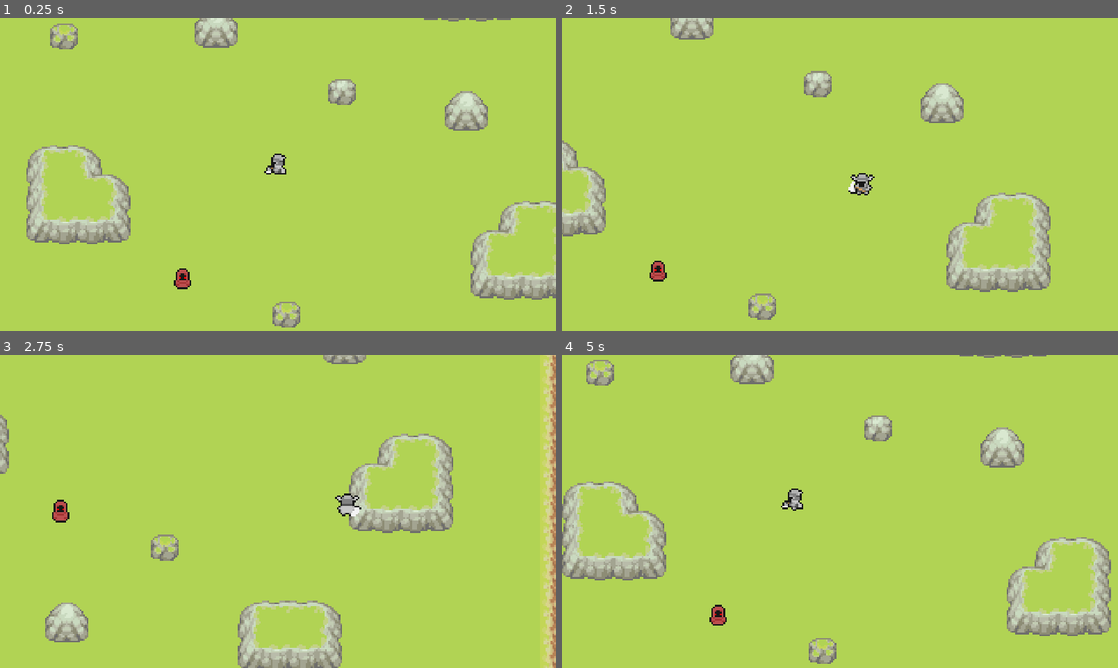
Above: before the commit, frames 1-4 (two rows, left to right).
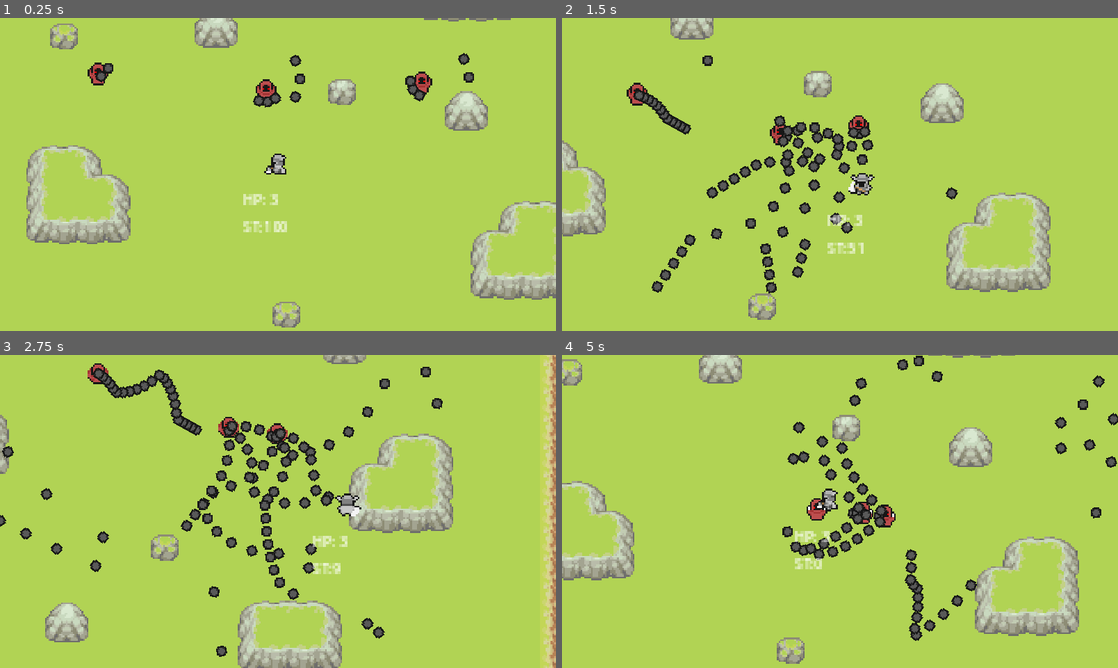
Above: after the commit, the same moments.

Repository: Barysk/Project_MorN
Game: Godot game, scene res://scenes/dungeon_trial.tscn
Same seed, same stepped clock (60 frames per second), same inputs: the game is played once before the commit and once after it. This scene is started directly instead of the project's main scene.
Inputs:
- Up to frame 1 (0.25 s): no input
- Up to frame 2 (1.5 s): hold D (go_right) 0.53-1.28 s; hold Space (attack) 0.53-1.28 s; hold S (go_down) from 1.28 s (still down); tap Space (attack) at 1.35 s
- Up to frame 3 (2.75 s): release S (go_down) at 2.03 s; hold D (go_right) from 2.03 s (still down); hold Space (attack) from 2.03 s (still down)
- Up to frame 4 (5 s): release D (go_right) at 2.78 s; release Space (attack) at 2.78 s; hold W (go_up) 2.78-3.53 s; tap Space (attack) at 2.85, 4.35 s; hold Space (attack) 3.53-4.28 s; hold A (go_left) from 3.53 s (still down)

The runs differ from the first frame. In frame 1, 1.6% of the frame differs, in the area x 15-86%, y 11-87%; in frame 2, 4.1%; in frame 3, 5.4%; in frame 4, 17%, in the area x 0-100%, y 0-99%.

Commit message:
I guess that the prototype is doen

Diff:
--- a/scenes/dungeon_trial.tscn
+++ b/scenes/dungeon_trial.tscn
@@ -216,7 +216,7 @@
 
 [sub_resource type="TileSet" id="TileSet_khprb"]
 physics_layer_0/collision_layer = 256
-physics_layer_0/collision_mask = 0
+physics_layer_0/collision_mask = 32
 sources/0 = SubResource("TileSetAtlasSource_ikavk")
 
 [node name="DungeonTrial" type="Node2D"]
@@ -224,6 +224,16 @@
 [node name="Player" parent="." instance=ExtResource("13_e880i")]
 z_index = 1
 position = Vector2(35, 40)
+
+[node name="HealthAndManaDebug" type="Label" parent="Player"]
+offset_left = -20.0
+offset_top = 8.0
+offset_right = 20.0
+offset_bottom = 31.0
+theme_override_font_sizes/font_size = 8
+text = "HP:
+ST:
+DEBUG"
 
 [node name="Camera2D" type="Camera2D" parent="Player"]
 zoom = Vector2(4, 4)
@@ -244,4 +254,13 @@
 layer_1/tile_data = PackedInt32Array(851956, 0, 5, 851957, 65536, 5, 851958, 65536, 5, 786423, 131072, 4, 786420, 0, 4, …(2151 unchanged characters)…
 
 [node name="enemy_shooting" parent="." instance=ExtResource("3_vn11f")]
-position = Vector2(-20, 100)
+position = Vector2(-176, 2)
+
+[node name="enemy_shooting2" parent="." instance=ExtResource("3_vn11f")]
+position = Vector2(124, -16)
+
+[node name="enemy_shooting3" parent="." instance=ExtResource("3_vn11f")]
+position = Vector2(27, -15)
+
+[node name="enemy_shooting4" parent="." instance=ExtResource("3_vn11f")]
+position = Vector2(-75, -21)
--- a/scenes/enemy_projectile.tscn
+++ b/scenes/enemy_projectile.tscn
@@ -7,6 +7,8 @@
 radius = 3.0
 
 [node name="enemy_projectile" type="Area2D"]
+collision_layer = 32
+collision_mask = 262
 script = ExtResource("1_5qc26")
 
 [node name="Sprite2D" type="Sprite2D" parent="."]
@@ -22,4 +24,6 @@
 wait_time = 7.0
 one_shot = true
 
+[connection signal="area_entered" from="." to="." method="_on_area_entered"]
+[connection signal="body_entered" from="." to="." method="_on_body_entered"]
 [connection signal="timeout" from="ProjectileLive" to="." method="_on_projectile_live_timeout"]
--- a/scenes/enemy_shooting.tscn
+++ b/scenes/enemy_shooting.tscn
@@ -112,9 +112,6 @@
 }
 
 [node name="AnimationTree" type="AnimationTree" parent="."]
-libraries = {
-"": SubResource("AnimationLibrary_f2qy6")
-}
 tree_root = SubResource("AnimationNodeStateMachine_vlrdn")
 anim_player = NodePath("../AnimationPlayer")
 
@@ -131,7 +128,7 @@
 
 [node name="DetectingArea" type="Area2D" parent="."]
 collision_layer = 128
-collision_mask = 0
+collision_mask = 4
 monitorable = false
 
 [node name="CollisionShape2D" type="CollisionShape2D" parent="DetectingArea"]
@@ -139,7 +136,10 @@
 debug_color = Color(0.580392, 0.552941, 0, 0.419608)
 
 [node name="ShootingRate" type="Timer" parent="."]
-wait_time = 0.5
+wait_time = 0.4
 one_shot = true
 
-[connection signal="timeout" from="ShootingRate" to="." method="_on_shooting_rate_timeout"]
+[connection signal="ESHealth_changed" from="." to="." method="_on_es_health_changed"]
+[connection signal="area_entered" from="HurtBox" to="." method="_on_hurt_box_area_entered"]
+[connection signal="area_entered" from="DetectingArea" to="." method="_on_detecting_area_area_entered"]
+[connection signal="area_exited" from="DetectingArea" to="." method="_on_detecting_area_area_exited"]
--- a/scenes/player.tscn
+++ b/scenes/player.tscn
@@ -297,7 +297,7 @@
 
 [sub_resource type="CapsuleShape2D" id="CapsuleShape2D_ol3om"]
 radius = 3.0
-height = 8.0
+height = 6.0
 
 [sub_resource type="CircleShape2D" id="CircleShape2D_7nvby"]
 radius = 6.32456
@@ -327,9 +327,6 @@
 }
 
 [node name="AnimationTree" type="AnimationTree" parent="."]
-libraries = {
-"": SubResource("AnimationLibrary_v3biy")
-}
 tree_root = SubResource("AnimationNodeStateMachine_3356s")
 advance_expression_base_node = NodePath("")
 anim_player = NodePath("../AnimationPlayer")
@@ -352,6 +349,7 @@
 collision_mask = 32
 
 [node name="CollisionShape2D" type="CollisionShape2D" parent="Hurtbox"]
+position = Vector2(0, 1)
 shape = SubResource("CapsuleShape2D_ol3om")
 debug_color = Color(0, 0.4, 0.0352941, 0.419608)
 
@@ -365,4 +363,7 @@
 shape = SubResource("CircleShape2D_7nvby")
 debug_color = Color(0.0980392, 0.780392, 1, 0.419608)
 
+[connection signal="health_changed" from="." to="." method="_on_health_changed"]
+[connection signal="stamina_changed" from="." to="." method="_on_stamina_changed"]
 [connection signal="timeout" from="StaminaRegenTimer" to="." method="_on_stamina_regen_timer_timeout"]
+[connection signal="area_entered" from="Hurtbox" to="." method="_on_hurtbox_area_entered"]
--- a/scripts/enemy_projectile.gd
+++ b/scripts/enemy_projectile.gd
@@ -20,3 +20,11 @@
 
 func _on_projectile_live_timeout():
 	destroy()
+
+# Hiboxes / Hurtboxes collisions
+func _on_area_entered(area):
+	destroy()
+
+# Object collisions
+func _on_body_entered(body):
+	destroy()
--- a/scripts/enemy_shooting.gd
+++ b/scripts/enemy_shooting.gd
@@ -1,29 +1,53 @@
-extends Node2D
-
-var ESHealth: int = 3
-var ESMana: int = 100
-
+extends CharacterBody2D
+
+## Loads
 @onready var animation_player = $AnimationPlayer
 @onready var animation_tree = $AnimationTree
 @onready var animation_tree_state = animation_tree.get("parameters/playback")
 @onready var hurt_box = $HurtBox
 @onready var detecting_area = $DetectingArea
 @onready var shooting_rate = $ShootingRate
+@onready var player = $"../Player"
 
 const ENEMY_PROJECTILE = preload("res://scenes/enemy_projectile.tscn")
 
+## Signals
+signal ESHealth_changed()
+
+## Vars
+var ESHealth: int = 3:
+	set(new_health):
+		ESHealth = clamp(new_health, 0, 3)
+		ESHealth_changed.emit()
+
+var ESMana: int = 100
+var ESSpeed:int = 32
+var enemy_rotation_direction: Vector2 = Vector2.ZERO
+var projectile_speed: int = 32
+var projectile_rotation: float = 0
+var projectile_rotation_is_different: bool = false	# false - plus, true - minus
+@export var projectile_pattern: int:
+	set(val):
+		match val:
+			1:
+				projectile_speed += ESSpeed
+				shooting_rate.wait_time = 0.1
+				projectile_pattern = val
+			2:
+				projectile_speed += ESSpeed
+				shooting_rate.wait_time = 0.1
+				projectile_pattern = val
+			3:
+				projectile_speed = 25
+				shooting_rate.wait_time = 0.4
+				projectile_pattern = val
+			4:
+				projectile_speed = 25
+				shooting_rate.wait_time = 0.4
+				projectile_pattern = val
+		pass
+
 var ES_STATE = State.IDLE
-var ES_ATTACK_TYPE = AttackType.FOUR
-
-# Attack type
-# look at notes
-enum AttackType{
-	ONE,
-	TWO,
-	THREE,
-	FOUR,
-	FIVE,
-}
 
 # States
 enum State{
@@ -33,21 +57,155 @@
 
 # Called when the node enters the scene tree for the first time.
 func _ready():
-	pass # Replace with function body.
+	projectile_pattern = randi_range(1, 4)
+
 
 # Called every frame. 'delta' is the elapsed time since the previous frame.
-func _process(delta):
-	pass
-
-func shoot_projectile_pattern_4():
-	if ENEMY_PROJECTILE:
-		var projectile = ENEMY_PROJECTILE.instantiate()
-		get_tree().current_scene.add_child(projectile)
-		projectile.global_position = self.global_position
-		projectile.rotation = self.rotation
-		projectile.speed = self.projectile_speed
-		shooting_rate.start()
-
-
-func _on_shooting_rate_timeout():
-	pass # Replace with function body.
+func _physics_process(delta):
+	if not player:
+		return
+
+	if ES_STATE == State.ATTACK:
+		animation_tree_state.travel("attack")
+	elif ES_STATE == State.IDLE:
+		animation_tree_state.travel("idle")
+		velocity = Vector2.ZERO
+
+	if ES_STATE == State.ATTACK and shooting_rate.is_stopped():
+		shoot_projectile_with_pattern(projectile_pattern)
+
+	move_and_slide()
+
+
+
+func shoot_projectile_with_pattern(pattern_num: int):
+	match pattern_num:
+		1:
+			if ENEMY_PROJECTILE:
+				var projectile = ENEMY_PROJECTILE.instantiate()
+				get_tree().current_scene.add_child(projectile)
+				projectile.global_position = self.global_position
+				projectile.rotation = self.rotation + projectile_rotation
+				projectile.SPEED = self.projectile_speed
+
+				move_to_player()
+
+		2:
+			if ENEMY_PROJECTILE:
+				var projectile = ENEMY_PROJECTILE.instantiate()
+				get_tree().current_scene.add_child(projectile)
+				projectile.global_position = self.global_position
+				projectile.rotation = self.rotation + projectile_rotation
+				projectile.SPEED = self.projectile_speed
+
+				var projectile1 = ENEMY_PROJECTILE.instantiate()
+				get_tree().current_scene.add_child(projectile1)
+				projectile1.global_position = self.global_position
+				projectile1.rotation = self.rotation + deg_to_rad(30) + projectile_rotation
+				projectile1.SPEED = self.projectile_speed
+
+				var projectile2 = ENEMY_PROJECTILE.instantiate()
+				get_tree().current_scene.add_child(projectile2)
+				projectile2.global_position = self.global_position
+				projectile2.rotation = self.rotation + deg_to_rad(330) + projectile_rotation
+				projectile2.SPEED = self.projectile_speed
+
+				move_to_player()
+
+		3:
+			if ENEMY_PROJECTILE:
+				if projectile_rotation_is_different == false:
+					projectile_rotation += 9
+					if projectile_rotation > 90:
+						projectile_rotation_is_different = true
+				elif projectile_rotation_is_different == true:
+					projectile_rotation -= 9
+					if projectile_rotation < 0:
+						projectile_rotation_is_different = false
+
+				var projectile = ENEMY_PROJECTILE.instantiate()
+				get_tree().current_scene.add_child(projectile)
+				projectile.global_position = self.global_position
+				projectile.rotation = self.rotation + deg_to_rad(projectile_rotation)
+				projectile.SPEED = self.projectile_speed
+
+				var projectile1 = ENEMY_PROJECTILE.instantiate()
+				get_tree().current_scene.add_child(projectile1)
+				projectile1.global_position = self.global_position
+				projectile1.rotation = self.rotation + deg_to_rad(90) + deg_to_rad(projectile_rotation)
+				projectile1.SPEED = self.projectile_speed
+
+				var projectile2 = ENEMY_PROJECTILE.instantiate()
+				get_tree().current_scene.add_child(projectile2)
+				projectile2.global_position = self.global_position
+				projectile2.rotation = self.rotation + deg_to_rad(180) + deg_to_rad(projectile_rotation)
+				projectile2.SPEED = self.projectile_speed
+
+
+				var projectile3 = ENEMY_PROJECTILE.instantiate()
+				get_tree().current_scene.add_child(projectile3)
+				projectile3.global_position = self.global_position
+				projectile3.rotation = self.rotation + deg_to_rad(270) + deg_to_rad(projectile_rotation)
+				projectile3.SPEED = self.projectile_speed
+
+		4:
+			if ENEMY_PROJECTILE:
+				projectile_rotation += 9
+
+				if projectile_rotation >= 180:
+					projectile_rotation = 0
+
+				var projectile = ENEMY_PROJECTILE.instantiate()
+				get_tree().current_scene.add_child(projectile)
+				projectile.global_position = self.global_position
+				projectile.rotation = self.rotation + deg_to_rad(projectile_rotation)
+				projectile.SPEED = self.projectile_speed
+
+				var projectile1 = ENEMY_PROJECTILE.instantiate()
+				get_tree().current_scene.add_child(projectile1)
+				projectile1.global_position = self.global_position
+				projectile1.rotation = self.rotation + deg_to_rad(90) + deg_to_rad(projectile_rotation)
+				projectile1.SPEED = self.projectile_speed
+
+				var projectile2 = ENEMY_PROJECTILE.instantiate()
+				get_tree().current_scene.add_child(projectile2)
+				projectile2.global_position = self.global_position
+				projectile2.rotation = self.rotation + deg_to_rad(180) + deg_to_rad(projectile_rotation)
+				projectile2.SPEED = self.projectile_speed
+
+
+				var projectile3 = ENEMY_PROJECTILE.instantiate()
+				get_tree().current_scene.add_child(projectile3)
+				projectile3.global_position = self.global_position
+				projectile3.rotation = self.rotation + deg_to_rad(270) + deg_to_rad(projectile_rotation)
+				projectile3.SPEED = self.projectile_speed
+	shooting_rate.start()
+
+func move_to_player():
+	velocity = (player.position - position).normalized() * ESSpeed
+	turn_to_player_direction()
+
+func turn_to_player_direction():
+	projectile_rotation = enemy_rotation_direction.angle_to_point(velocity)
+
+
+func _on_detecting_area_area_entered(area):
+
+	ES_STATE = State.ATTACK
+	projectile_pattern = randi_range(1, 4)
+	#print("Attacking")
+
+
+func _on_detecting_area_area_exited(area):
+
+	ES_STATE = State.IDLE
+	#print("Idle")
+
+
+func _on_hurt_box_area_entered(area):
+	ESHealth -= 1
+
+
+func _on_es_health_changed():
+	if ESHealth == 0:
+		queue_free()
--- a/scripts/player.gd
+++ b/scripts/player.gd
@@ -1,14 +1,28 @@
 extends CharacterBody2D
-
-var SPEED = 5000
 
 ## Probably will implement later
 # var MAX_SPEED = 7000
 # var ACCELERATION = 100
 # a = (vf − vi) / Δt;
 
-var HEALTH: int = 3
-var STAMINA: int = 100
+## Signals
+signal health_changed()
+signal stamina_changed()
+
+## Vars
+var SPEED = 5000
+
+var MAX_HEALTH: int = 3
+var HEALTH: int = 3:
+	set(new_health):
+		HEALTH = clamp(new_health, 0, MAX_HEALTH)
+		health_changed.emit()
+
+var MAX_STAMINA: int = 100
+var STAMINA: int = 100:
+	set(new_stamina):
+		STAMINA = clamp(new_stamina, 0, MAX_STAMINA)
+		stamina_changed.emit()
 
 var LAST_MOVE: int = 0	# last move direction
 # var IS_ATTACKING : bool = false
@@ -17,13 +31,11 @@
 @onready var animation_player = $AnimationPlayer
 @onready var animation_tree = $AnimationTree
 @onready var animation_tree_state = animation_tree.get("parameters/playback")
+@onready var health_and_mana_debug = $HealthAndManaDebug
 
 @onready var hitbox_collision = $Hitbox/CollisionShape2D
 
-
-
-#state machine
-
+## State machines
 var STATE = IDLE
 
 enum {
@@ -32,19 +44,23 @@
 	ATTACK,
 }
 
-# Called when the node enters the scene tree for the first time.
+## Setters and Getters
+#func _set_health():
+	#pass
+#
+#func _get_health():
+	#pass
+
+## Godot functions
 func _ready():
 	#print(GameManager.add_score())
+	update_ui()
 	hitbox_collision.disabled = true
 
-# Called every frame. 'delta' is the elapsed time since the previous frame.
 func _physics_process(delta):
-
 	## Moving in directions
 	var direction : Vector2
 	direction = Input.get_vector("go_left", "go_right", "go_up", "go_down")
-
-
 
 	if direction:
 		# both animation tree setters are here, becouse we need to remember the
@@ -65,9 +81,23 @@
 			STAMINA -= 1
 			animation_tree_state.travel("Attack")
 
+## Other functions
 
+func update_ui():
+	health_and_mana_debug.text = "HP: " + str(HEALTH) + "\nST:" + str(STAMINA)
+
+## Signals
 func _on_stamina_regen_timer_timeout():
 	if STAMINA < 100:
 		stamina_regen_timer.start()
 		STAMINA += 11
 		STAMINA = clamp(STAMINA, 0, 100)
+
+func _on_health_changed():
+	update_ui()
+
+func _on_stamina_changed():
+	update_ui()
+
+func _on_hurtbox_area_entered(area):
+	HEALTH -= 1
